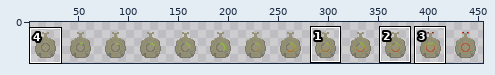
A sprite sheet gets an edit: Assets/ui/clockwise_time_indicator.png. Above, an overview of the earlier version with the close-up marked.
Close-up. Old version:
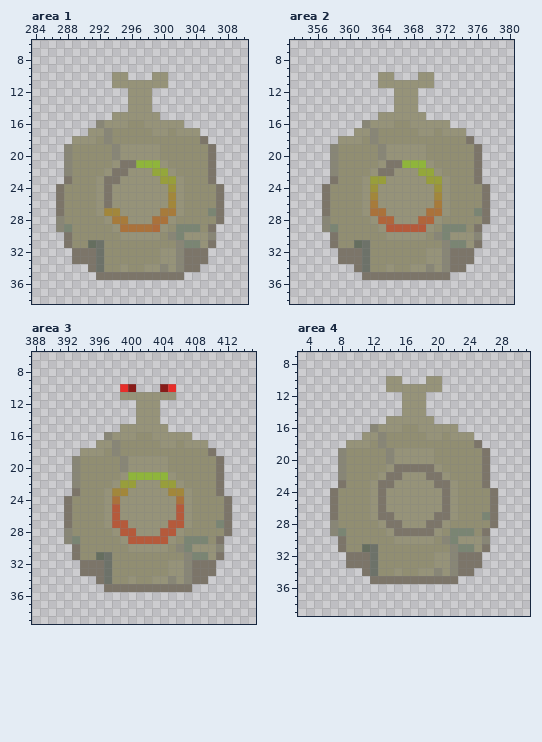
The file is 455x42 pixels. Colours within 5 levels of each other are drawn and written as one. Shown: area 1: x 284..310, y 6..38; area 2: x 353..380, y 6..38; area 3: x 388..415, y 6..39; area 4: x 3..31, y 7..39. The wide view leaves out empty margins. The commit also changed other parts of the picture, which this record leaves out.
The result:
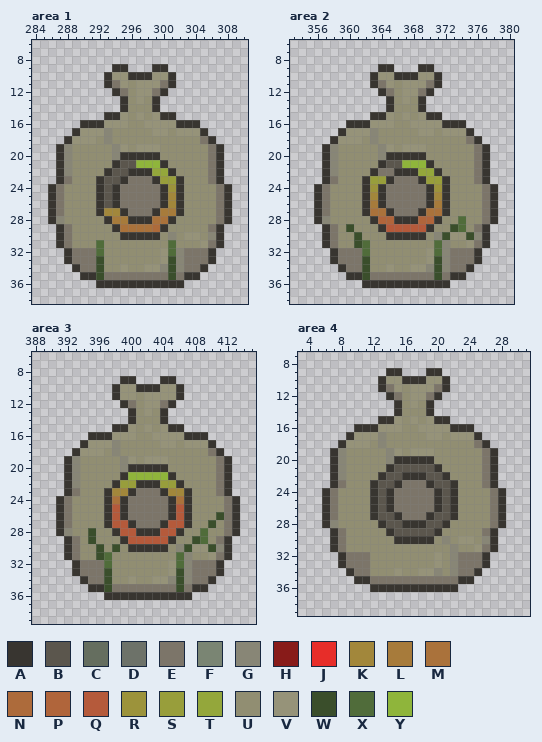
Palette (. is transparent): A #383530  B #5b564d  C #656e5f  D #6d7269  E #7c7569  F #7a8573  G #888676  H #881b19  J #e72d29  K #a2873b  L #a77b3b  M #aa723b  N #ad6b3b  P #b0653b  Q #b55a3b  R #9c933b  S #989e3b  T #94a73b  U #918e72  V #969379  W #3a4e2b  X #506c3a  Y #8fb53b
Edits made:
--- area 1
@@ x 284..310 @@
  8 ...........................
- 9 ...........................
-10 ..........VV...VV..........
-11 ..........VVVVVVV..........
-12 ............VVV............
-13 ............VVV............
-14 ............VVV............
-15 ..........VVVVVV...........
-16 ........GVVVUUVVVVV........
-17 .......VVGUUUUUVVUVVV......
-18 .....VVVUGUUUUUUUUUUUE.....
-19 ....GUUUUUGVVVVVUUUUUUE....
-20 ....GUUUUUGVVVVVUUUUUUE....
-21 ....GUUUUUVEEYYYVUUUUUE....
-22 ....GUUUUVEEVVVTTVUUUUE....
-23 ....EUUUVEEVVVVVSSVUUUE....
-24 ...EUUUUVEVVVVVVVRVUUUUE...
-25 ...EUUUUVEVVVVVVVKVUUUUE...
-26 ...EUUUUVEVVVVVVVKVUUUUE...
-27 ...EUUUUVKKVVVVVLLVUUUFE...
-28 ...GUUUUUVLLVVVMMVUUUUUE...
-29 ...GFUUUUUVMMMMNVUFFFUE....
-30 ....EUUUUUUVVVVVUGFVVVG....
-31 ....EUUCDUUUUUUUUUGFFVE....
-32 .....EEEDUUUUUUUVVGEEE.....
-33 .....EEEDUUUUUUUVVGEEE.....
-34 .......EDUUVUUVVGVGEE......
-35 ........EEEEEEEEEEE........
-36 ...........................
+ 9 ..........AA...AA..........
+10 .........AVVAAAVVA.........
+11 .........AEVUVVVEA.........
+12 ..........AEUVVEA..........
+13 ...........AUVUA...........
+14 ...........AUUUA...........
+15 .........AAVUVUVAA.........
+16 ......AAAVVVUUVVVVAAA......
+17 .....AVVVGUUUUUVVUVVVA.....
+18 ....AVVVUGUUUUUUUUUUUEA....
+19 ...AGUUUUUGVUVVVUUUUUUEA...
+20 ...AGUUUUUGAAAAAUUUUUUEA...
+21 ...AGUUUUUABBYYYAUUUUUEA...
+22 ...AGUUUUABBAAATTAUUUUEA...
+23 ...AEUUUABBAEEEASSAUUUEA...
+24 ..AEUUUUABAEEEEEARAUUUUEA..
+25 ..AEUUUUABAEEEEEAKAUUUUEA..
+26 ..AEUUUUABAEEEEEAKAUUUUEA..
+27 ..AEUUUUAKKAEEEALLAUUUUEA..
+28 ..AGUUUUUALLAAAMMAUUUUUEA..
+29 ...AEUUUUUAMMMMNAUUUUUEA...
+30 ...AEUUUUUUAAAAAUGUVVUGA...
+31 ...AEUUUXUUUUUUUUXUUUVEA...
+32 ....AEEEXUUUUUUUVXGEEEA....
+33 ....AEEEWUUUUUUUVWGEEEA....
+34 .....AEEWUUVUUVVGWGEEA.....
+35 ......AAWEEEEEEEEWEAA......
+36 ........AAAAAAAAAAA........
 37 ...........................
--- area 2
@@ x 353..380 @@
  8 ............................
- 9 ............................
-10 ...........VV...VV..........
-11 ...........VVVVVVV..........
-12 .............VVV............
-13 .............VVV............
-14 .............VVV............
-15 ...........VVVVVV...........
-16 .........GVVVUUVVVVV........
-17 ........VVGUUUUUVVUVVV......
-18 ......VVVUGUUUUUUUUUUUE.....
-19 .....GUUUUUGVVVVVUUUUUUE....
-20 .....GUUUUUGVVVVVUUUUUUE....
-21 .....GUUUUUVEEYYYVUUUUUE....
-22 .....GUUUUVEEVVVTTVUUUUE....
-23 .....EUUUVSSVVVVVSSVUUUE....
-24 ....EUUUUVRVVVVVVVRVUUUUE...
-25 ....EUUUUVKVVVVVVVKVUUUUE...
-26 ....EUUUUVLVVVVVVVLVUUUUE...
-27 ....EUUUUVMMVVVVVMMVUUUFE...
-28 ....GUUUUUVPPVVVPPVUUUUUE...
-29 ....GFUUUUUVQQQQQVUFFFUE....
-30 .....EUUUUUUVVVVVUGFVVVG....
-31 .....EUUCDUUUUUUUUUGFFVE....
-32 ......EEEDUUUUUUUVVGEEE.....
-33 ......EEEDUUUUUUUVVGEEE.....
-34 ........EDUUVUUVVGVGEE......
-35 .........EEEEEEEEEEE........
-36 ............................
+ 9 ...........AA...AA..........
+10 ..........AVVAAAVVA.........
+11 ..........AEVUVVVEA.........
+12 ...........AEUVVEA..........
+13 ............AUVUA...........
+14 ............AUUUA...........
+15 ..........AAVUVUVAA.........
+16 .......AAAVVVUUVVVVAAA......
+17 ......AVVVGUUUUUVVUVVVA.....
+18 .....AVVVUGUUUUUUUUUUUEA....
+19 ....AGUUUUUGVUVVVUUUUUUEA...
+20 ....AGUUUUUGAAAAAUUUUUUEA...
+21 ....AGUUUUUABBYYYAUUUUUEA...
+22 ....AGUUUUAEEAAATTAUUUUEA...
+23 ....AEUUUASSAEEEASSAUUUEA...
+24 ...AEUUUUARAEEEEEARAUUUUEA..
+25 ...AEUUUUAKAEEEEEAKAUUUUEA..
+26 ...AEUUUUALAEEEEEALAUUUUEA..
+27 ...AEUUUUAMMAEEEAMMAUUUUEA..
+28 ...AGUUUUUAPPAAAPPAUUXUUEA..
+29 ....AEUWUUUAQQQQQAUUWXUEA...
+30 ....AEUUWUUUAAAAAUGWVVWGA...
+31 ....AEUUWXUUUUUUUUXGUUVEA...
+32 .....AEEEXUUUUUUUVXGEEEA....
+33 .....AEEEWUUUUUUUVWGEEEA....
+34 ......AEEWUUVUUVVGWGEEA.....
+35 .......AAWEEEEEEEEWEAA......
+36 .........AAAAAAAAAAA........
 37 ............................
--- area 3
@@ x 388..415 @@
  8 ............................
- 9 ............................
-10 ...........JH...HJ..........
-11 ...........VVVVVVV..........
-12 .............VVV............
-13 .............VVV............
-14 .............VVV............
-15 ...........VVVVVV...........
-16 .........GVVVUUVVVVV........
-17 ........VVGUUUUUVVUVVV......
-18 ......VVVUGUUUUUUUUUUUE.....
-19 .....GUUUUUGVVVVVUUUUUUE....
-20 .....GUUUUUGVVVVVUUUUUUE....
-21 .....GUUUUUVYYYYYVUUUUUE....
-22 .....GUUUUVSSVVVSSVUUUUE....
-23 .....EUUUVKKVVVVVKKVUUUE....
-24 ....EUUUUVMVVVVVVVMVUUUUE...
-25 ....EUUUUVQVVVVVVVQVUUUUE...
-26 ....EUUUUVQVVVVVVVQVUUUUE...
-27 ....EUUUUVQQVVVVVQQVUUUFE...
-28 ....GUUUUUVQQVVVQQVUUUUUE...
-29 ....GFUUUUUVQQQQQVUFFFUE....
-30 .....EUUUUUUVVVVVUGFVVVG....
-31 .....EUUCDUUUUUUUUUGFFVE....
-32 ......EEEDUUUUUUUVVGEEE.....
-33 ......EEEDUUUUUUUVVGEEE.....
-34 ........EDUUVUUVVGVGEE......
-35 .........EEEEEEEEEEE........
-36 ............................
+ 9 ...........AA...AA..........
+10 ..........AVVAAAVVA.........
+11 ..........AVVUVVVVA.........
+12 ...........AEUVVEA..........
+13 ............AUVUA...........
+14 ............AUUUA...........
+15 ..........AAVUVUVAA.........
+16 .......AAAVVVUUVVVVAAA......
+17 ......AVVVGUUUUUVVUVVVA.....
+18 .....AVVVUGUUUUUUUUUUUEA....
+19 ....AGUUUUUGVUVVVUUUUUUEA...
+20 ....AGUUUUUGAAAAAUUUUUUEA...
+21 ....AGUUUUUAYYYYYAUUUUUEA...
+22 ....AGUUUUASSAAASSAUUUUEA...
+23 ....AEUUUAKKAEEEAKKAUUUEA...
+24 ...AEUUUUAMAEEEEEAMAUUUUEA..
+25 ...AEUUUUAQAEEEEEAQAUUUUEA..
+26 ...AEUUUUAQAEEEEEAQAUUUWEA..
+27 ...AEUUUUAQQAEEEAQQAUUWUEA..
+28 ...AGUUWUUAQQAAAQQAUUXUUEA..
+29 ....AEUWUUUAQQQQQAUUWXUEA...
+30 ....AEUUWUWUAAAAAUGWVVWGA...
+31 ....AEUUWXUUUUUUUUXGUUVEA...
+32 .....AEEEXUUUUUUUVXGEEEA....
+33 .....AEEEWUUUUUUUVWGEEEA....
+34 ......AEEWUUVUUVVGWGEEA.....
+35 .......AAWEEEEEEEEWEAA......
+36 .........AAAAAAAAAAA........
 37 ............................
--- area 4
@@ x 3..31 @@
  8 .............................
- 9 .............................
-10 ...........VV...VV...........
-11 ...........VVVVVVV...........
-12 .............VVV.............
-13 .............VVV.............
-14 .............VVV.............
-15 ...........VVVVVV............
-16 .........GVVVUUVVVVV.........
-17 ........VVGUUUUUVVUVVV.......
-18 ......VVVUGUUUUUUUUUUUE......
-19 .....GUUUUUGVVVVVUUUUUUE.....
-20 .....GUUUUUGVVVVVUUUUUUE.....
-21 .....GUUUUUVEEEEEVUUUUUE.....
-22 .....GUUUUVEEVVVEEVUUUUE.....
-23 .....EUUUVEEVVVVVEEVUUUE.....
-24 ....EUUUUVEVVVVVVVEVUUUUE....
-25 ....EUUUUVEVVVVVVVEVUUUUE....
-26 ....EUUUUVEVVVVVVVEVUUUUE....
-27 ....EUUUUVEEVVVVVEEVUUUFE....
-28 ....GUUUUUVEEVVVEEVUUUUUE....
-29 ....GFUUUUUVEEEEEVUFFFUE.....
-30 .....EUUUUUUVVVVVUGFVVVG.....
-31 .....EUUCDUUUUUUUUUGFFVE.....
-32 ......EEEDUUUUUUUVVGEEE......
-33 ......EEEDUUUUUUUVVGEEE......
-34 ........EDUUVUUVVGVGEE.......
-35 .........EEEEEEEEEEE.........
-36 .............................
+ 9 ...........AA...AA...........
+10 ..........AVVAAAVVA..........
+11 ..........AEVUVVVEA..........
+12 ...........AEUVVEA...........
+13 ............AUVUA............
+14 ............AUUUA............
+15 ..........AAVUVUVAA..........
+16 .......AAAVVVUUVVVVAAA.......
+17 ......AVVVGUUUUUVVUVVVA......
+18 .....AVVVUGUUUUUUUUUUUEA.....
+19 ....AGUUUUUGVUVVVUUUUUUEA....
+20 ....AGUUUUUGAAAAAUUUUUUEA....
+21 ....AGUUUUUABBBBBAUUUUUEA....
+22 ....AGUUUUABBAAABBAUUUUEA....
+23 ....AEUUUABBAEEEABBAUUUEA....
+24 ...AEUUUUABAEEEEEABAUUUUEA...
+25 ...AEUUUUABAEEEEEABAUUUUEA...
+26 ...AEUUUUABAEEEEEABAUUUUEA...
+27 ...AEUUUUABBAEEEABBAUUUUEA...
+28 ...AGUUUUUABBAAABBAUUUUUEA...
+29 ....AEUUUUUABBBBBAUUUUUEA....
+30 ....AEUUUUUUAAAAAUGUVVUGA....
+31 ....AEUUUUUUUUUUUUUGUUVEA....
+32 .....AEEEUUUUUUUUVUGEEEA.....
+33 .....AEEEUUUUUUUUVUGEEEA.....
+34 ......AEEUUUVUUVVGUGEEA......
+35 .......AAEEEEEEEEEEEAA.......
+36 .........AAAAAAAAAAA.........
 37 .............................
Boxes around the changes in both close-ups, in picture pixels (x1, y1, x2, y2):
changed: (48, 64, 232, 288)
changed: (314, 64, 498, 288)
changed: (56, 376, 240, 600)
changed: (322, 368, 506, 592)
